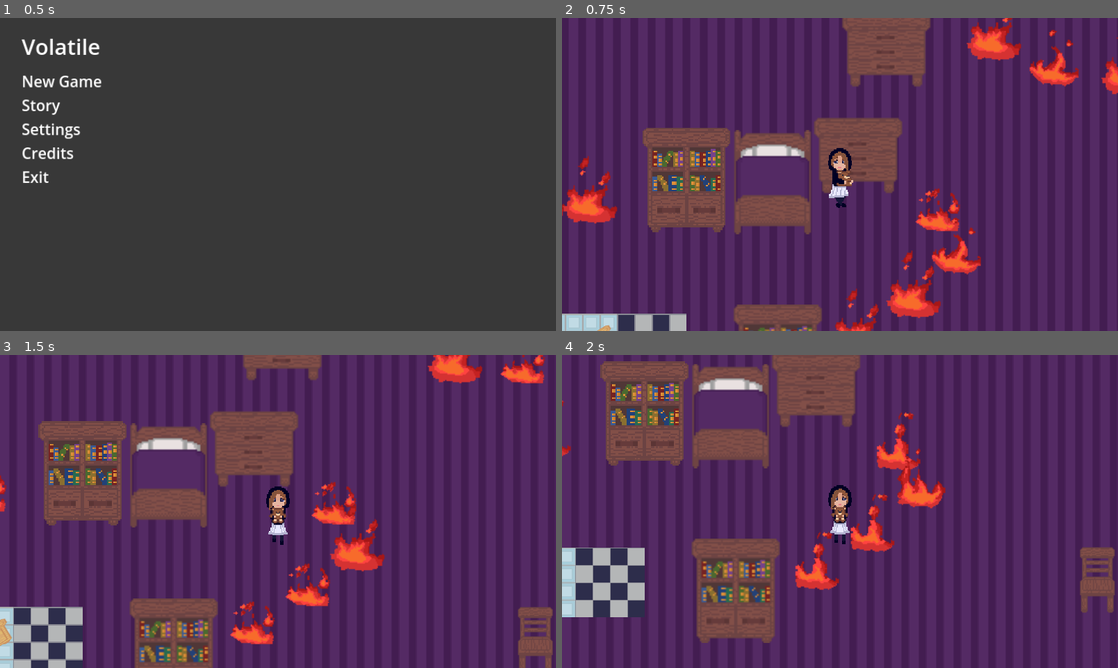
Above: before the commit, frames 1-4 (two rows, left to right).
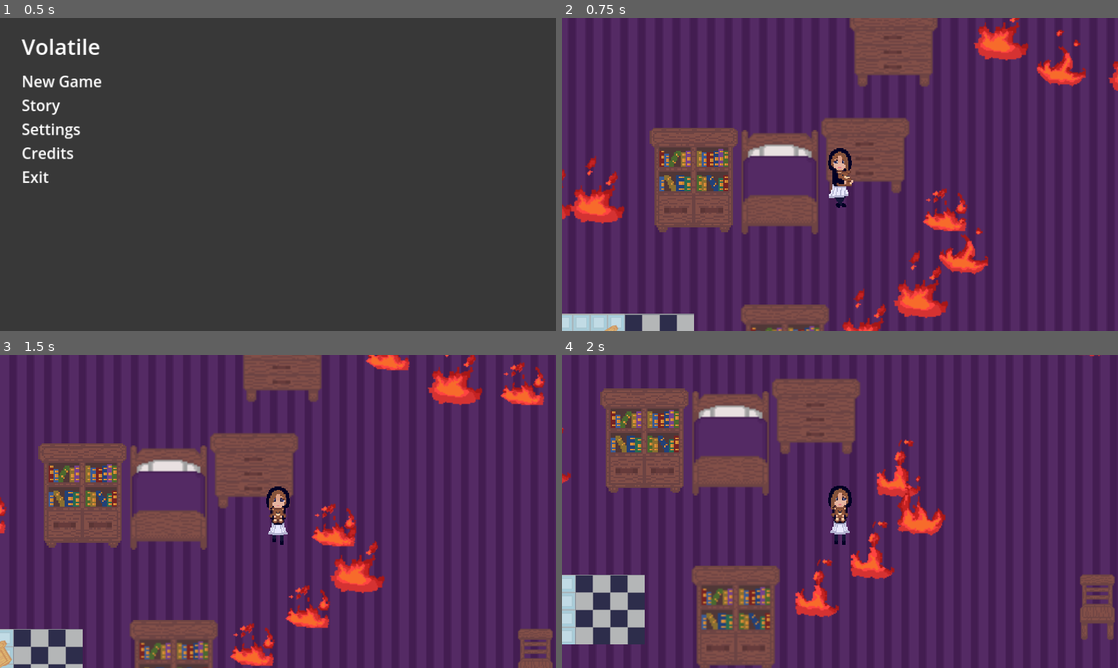
Above: after the commit, the same moments.

Repository: ioannoid/volatile-game-jam
Game: Godot game, scene res://main.tscn
The game is run twice, just before and just after one commit, with the same random seed, the same clock (stepped at 60 frames per second) and the same inputs.
Inputs (mouse positions are in pixels of both pictures, inside the frame that each line leads up to):
- Up to frame 1 (0.5 s): no input
- Up to frame 2 (0.75 s): tap Enter at 0.5 s; move the mouse to (623, 80) at 0.52 s; hold D (move_right) from 0.53 s (still down); hold E (Interact) from 0.53 s (still down); click (623, 80) at 0.67 s
- Up to frame 3 (1.5 s): move the mouse to (166, 527) at 1.27 s; release D (move_right) at 1.28 s; release E (Interact) at 1.28 s; hold S (move_down) from 1.28 s (still down); tap E (Interact) at 1.35 s
- Up to frame 4 (2 s): keep holding S (move_down)

Frame 1 is identical in both runs. In frame 2, 11% of the frame differs, in the area x 0-100%, y 0-100%; in frame 3, 23%; in frame 4, 24%.

Commit message:
Finished Game (Kinda)

Diff:
--- a/game/credits_door.gd
+++ b/game/credits_door.gd
@@ -16,6 +16,6 @@
 	get_parent().get_parent().get_node("Girl").position.x = 32 + 64 * player_pos.x
 	get_parent().get_parent().get_node("Girl").position.y = 32 + 64 * player_pos.y
 	music_update.emit(3)
-	var ERR = get_parent().get_parent().switch_room(target_scene)
+	var ERR = get_tree().change_scene_to_file(target_scene)
 	if ERR != OK:
 		print("Something failed in the door scene")
--- a/game/game.gd
+++ b/game/game.gd
@@ -70,6 +70,7 @@
 			$walkingTheme.stop()
 			$kitchenTheme.stop()
 			$bathroomTheme.stop()
+			$creditsTheme.play()
 			$Girl.hide()
-			$creditsTheme.play()
+			$Girl.crying = true
 			print("Credits theme!")
--- a/game/game.tscn
+++ b/game/game.tscn
@@ -178,7 +178,6 @@
 
 [node name="Girl" type="CharacterBody2D" parent="."]
 script = ExtResource("26_mf1rg")
-speed = 200
 
 [node name="Sprite2D" type="Sprite2D" parent="Girl"]
 visible = false
@@ -190,7 +189,7 @@
 texture_filter = 1
 sprite_frames = SubResource("SpriteFrames_yjxj7")
 animation = &"crying"
-frame_progress = 0.864153
+frame_progress = 0.252765
 
 [node name="GirlCollidor" type="CollisionShape2D" parent="Girl"]
 position = Vector2(0, 8.5)
--- a/game/main_menu.tscn
+++ b/game/main_menu.tscn
@@ -80,8 +80,7 @@
 [node name="Story" type="RichTextLabel" parent="Layout/MarginContainer/HBoxContainer/VBoxContainer/MenuItems"]
 layout_mode = 2
 theme_override_font_sizes/normal_font_size = 35
-text = "Story
-"
+text = "Story"
 fit_content = true
 autowrap_mode = 0
 script = ExtResource("2_uimo6")
